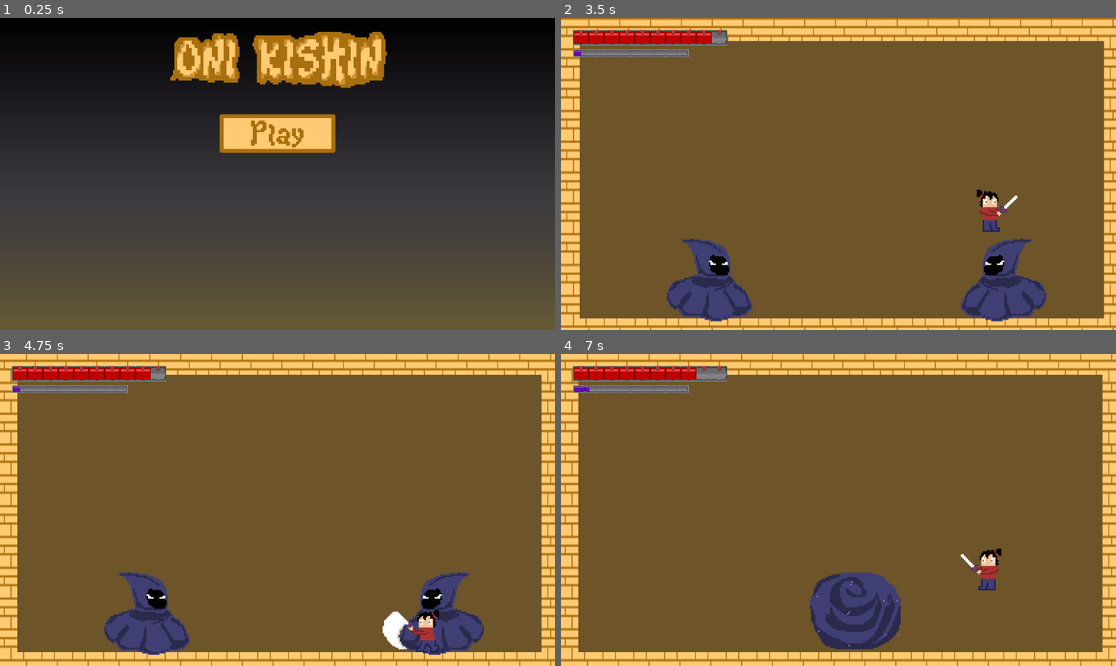
Above: before the commit, frames 1-4 (two rows, left to right).
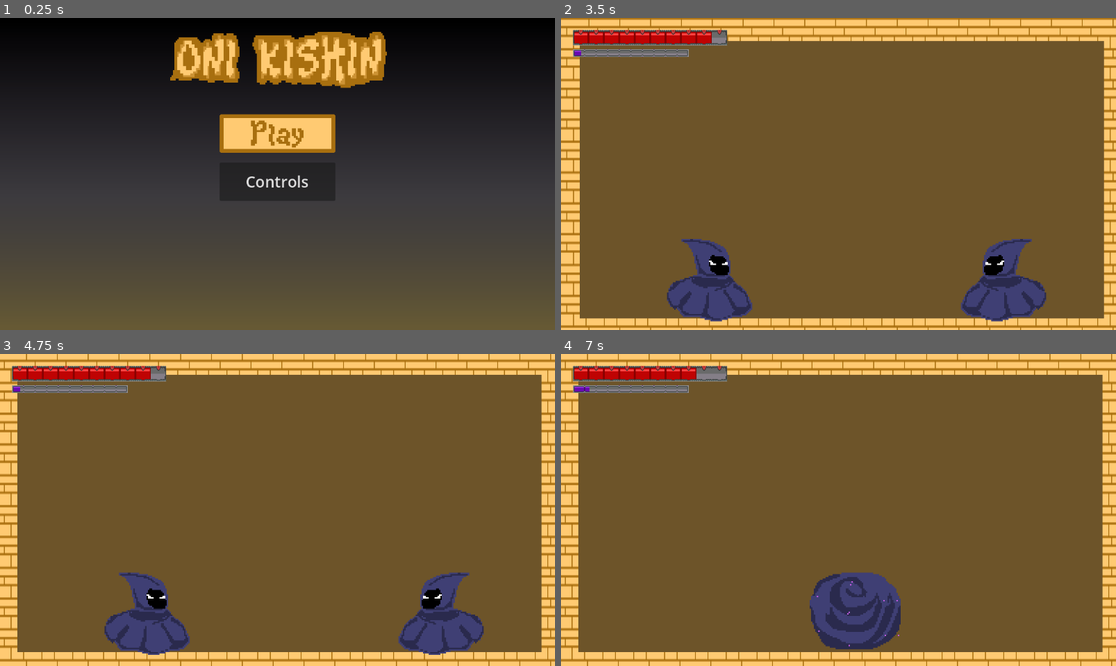
Above: after the commit, the same moments.

Repository: J-Abitria/crimson-jam-26
Game: Godot game, scene res://title_screen.tscn
Two runs of this game, one before a commit and one after it. Both use one fixed random seed, a clock stepped at 60 frames per second and the inputs below.
Inputs (mouse positions are in pixels of both pictures, inside the frame that each line leads up to):
- Up to frame 1 (0.25 s): no input
- Up to frame 2 (3.5 s): click (838, 180) at 0.5 s, where only the run after the commit has a clickable "Controls"; click (838, 258) at 1.25 s, where only the run after the commit has a clickable "Return to Menu"; click (838, 133) at 2 s; hold Right (move_right) from 2.78 s (still down); tap X (attack) at 2.85 s; tap Z (jump) at 3.02 s
- Up to frame 3 (4.75 s): tap C (activate) at 3.6 s; tap Z (jump) at 3.77 s; tap X (attack) at 3.8, 4.55 s; release Right (move_right) at 4.28 s; hold Left (move_left) from 4.28 s (still down); tap Down (aim_down) at 4.35 s
- Up to frame 4 (7 s): release Left (move_left) at 5.03 s; hold Right (move_right) 5.03-6.53 s; tap Up (aim_up) at 5.1 s; tap Z (jump) at 5.27, 6.02, 6.77 s; tap X (attack) at 5.3, 5.85, 6.6 s; hold Left (move_left) from 6.53 s (still down)

The runs differ from the first frame. In frame 1, 0.2% of the frame differs, in the area x 44-56%, y 50-55%; in frame 2, 0.5%; in frame 3, 0.7%, in the area x 68-80%, y 81-96%; in frame 4, 0.5%.

Commit message:
Added controls help section.

Diff:
--- a/unleash-beast/Assets/Scripts/player.gd
+++ b/unleash-beast/Assets/Scripts/player.gd
@@ -26,6 +26,7 @@
 @onready var collision_shape = $Hurtbox/CollisionShape2D
 @onready var hitbox_pivot = $HitboxPivot
 @onready var invincibility_timer = $InvincibilityTimer
+@onready var flash_timer = $FlashTimer
 @onready var rage_timer = $RageTimer
 @onready var collision_start_pos = collision_shape.position
 @onready var attack_direction = AttackDirection.HORIZONTAL
@@ -51,6 +52,10 @@
 	rage_timer.wait_time = 8
 	rage_timer.one_shot = true
 	rage_timer.timeout.connect(_on_rage_end)
+
+	flash_timer.wait_time = 0.1
+	flash_timer.one_shot = false
+	flash_timer.timeout.connect(_on_flash_start)
 
 func _process(_delta: float) -> void:
 	get_aiming_input()
@@ -102,11 +107,15 @@
 
 func _on_invincibility_timeout():
 	collision_shape.disabled = false
+	animation_sprite.visible = true
+	flash_timer.stop()
 
 func _on_rage_end():
 	animation_player.speed_scale = 1
 	rage_multiplier /= rage_boost_value
 
+func _on_flash_start():
+	animation_sprite.visible = not animation_sprite.visible
 
 func calculate_knockback(enemy_position, pogo_multiplier, base_multiplier):
 	var distance = global_position - enemy_position
@@ -169,6 +178,8 @@
 	health -= 1
 	health_changed.emit(health)
 	rage_multiplier += .02
+	flash_white()
+	flash_timer.start()
 
 	if rage_timer.is_stopped():
 		rage = rage + 5 if rage <= 95 else 100
@@ -179,6 +190,11 @@
 
 	camera.apply_shake(10.0)
 	invincibility_timer.start()
+
+func flash_white():
+	animation_sprite.modulate = Color(10, 10, 10, 10)
+	await get_tree().create_timer(0.1).timeout
+	animation_sprite.modulate = Color(1, 1, 1, 1)
 
 func check_death():
 	if health == 0:
--- /dev/null
+++ b/unleash-beast/Assets/Scriptscontrols_button.gd
@@ -0,0 +1,9 @@
+extends Button
+
+
+# Called when the node enters the scene tree for the first time.
+func _ready() -> void:
+	pressed.connect(_on_controls_pressed)
+
+func _on_controls_pressed():
+	get_tree().change_scene_to_file("res://controls.tscn")
--- a/unleash-beast/battleground.tscn
+++ b/unleash-beast/battleground.tscn
@@ -57,6 +57,14 @@
 
 [node name="Battleground" type="Node2D" unique_id=971398247]
 
+[node name="ColorRect" type="ColorRect" parent="." unique_id=386061321]
+offset_left = -938.0
+offset_top = -684.0
+offset_right = -898.0
+offset_bottom = -644.0
+scale = Vector2(77.51974, 52.226128)
+color = Color(0, 0, 0, 1)
+
 [node name="Camera2D" type="Camera2D" parent="." unique_id=661351914]
 position = Vector2(580, 320)
 script = ExtResource("1_sjsww")
--- /dev/null
+++ b/unleash-beast/controls.tscn
@@ -0,0 +1,67 @@
+[gd_scene format=3 uid="uid://npmcgoea3qqo"]
+
+[ext_resource type="Script" uid="uid://cr3f2yx6u2eid" path="res://Assets/Scripts/menu_button.gd" id="1_gpdjo"]
+
+[sub_resource type="Gradient" id="Gradient_sel2p"]
+offsets = PackedFloat32Array(0, 0.57228917, 1)
+colors = PackedColorArray(0, 0, 0, 1, 0.02745098, 0, 0.05882353, 0.23529412, 0.5757943, 0.44113624, 0.039880946, 0.36862746)
+
+[sub_resource type="GradientTexture2D" id="GradientTexture2D_4vqr3"]
+gradient = SubResource("Gradient_sel2p")
+fill_to = Vector2(0, 1)
+
+[node name="Control" type="Control" unique_id=1431394930]
+layout_mode = 3
+anchors_preset = 15
+anchor_right = 1.0
+anchor_bottom = 1.0
+grow_horizontal = 2
+grow_vertical = 2
+
+[node name="Background" type="TextureRect" parent="." unique_id=165449060]
+layout_mode = 1
+anchors_preset = 15
+anchor_right = 1.0
+anchor_bottom = 1.0
+grow_horizontal = 2
+grow_vertical = 2
+texture = SubResource("GradientTexture2D_4vqr3")
+
+[node name="Label" type="Label" parent="." unique_id=1501622880]
+layout_mode = 1
+anchors_preset = 5
+anchor_left = 0.5
+anchor_right = 0.5
+offset_left = -170.0
+offset_top = 17.0
+offset_right = 195.0
+offset_bottom = 105.0
+grow_horizontal = 2
+theme_override_font_sizes/font_size = 64
+text = "How to Play"
+
+[node name="Label2" type="Label" parent="." unique_id=1820698477]
+layout_mode = 0
+offset_left = 152.0
+offset_top = 123.0
+offset_right = 1020.0
+offset_bottom = 623.0
+theme_override_font_sizes/font_size = 24
+text = "LEFT ARROW/RIGHT ARROW - Move left/right
+UP ARROW/DOWN ARROW - Aim up/down
+Z - Jump
+X - Attack
+C - Exhaust Rage
+
+Your character gains rage by getting hit or hitting  enemies. When the rage
+meter is full, your attacks deal more damage. Your damage also increases
+the more hits you've taken. "
+
+[node name="MenuButton" type="Button" parent="." unique_id=1670521747]
+layout_mode = 0
+offset_left = 172.0
+offset_top = 482.0
+offset_right = 972.0
+offset_bottom = 513.0
+text = "Return to Menu"
+script = ExtResource("1_gpdjo")
--- a/unleash-beast/player.tscn
+++ b/unleash-beast/player.tscn
@@ -1224,6 +1224,8 @@
 
 [node name="RageTimer" type="Timer" parent="." unique_id=1730912349]
 
+[node name="FlashTimer" type="Timer" parent="." unique_id=315229335]
+
 [node name="Hurtbox" type="Area2D" parent="." unique_id=496043345]
 collision_layer = 32
 collision_mask = 0
--- a/unleash-beast/title_screen.tscn
+++ b/unleash-beast/title_screen.tscn
@@ -6,13 +6,14 @@
 [ext_resource type="Texture2D" uid="uid://csxvhd2grc5uk" path="res://Assets/Sprites/Play-Button-Pressed.png" id="4_013yr"]
 [ext_resource type="Texture2D" uid="uid://dro14oqvskvf6" path="res://Assets/Sprites/Play-Button-Hover.png" id="5_8vmu4"]
 [ext_resource type="Script" uid="uid://cxiij8yw585ud" path="res://Assets/Scripts/play_button.gd" id="6_tpml5"]
+[ext_resource type="Script" uid="uid://dj1rt2m37tt0b" path="res://Assets/Scriptscontrols_button.gd" id="7_jqemp"]
 
-[sub_resource type="Gradient" id="Gradient_xfn3p"]
+[sub_resource type="Gradient" id="Gradient_tpml5"]
 offsets = PackedFloat32Array(0, 0.57228917, 1)
 colors = PackedColorArray(0, 0, 0, 1, 0.02745098, 0, 0.05882353, 0.23529412, 0.5757943, 0.44113624, 0.039880946, 0.36862746)
 
 [sub_resource type="GradientTexture2D" id="GradientTexture2D_g4v7s"]
-gradient = SubResource("Gradient_xfn3p")
+gradient = SubResource("Gradient_tpml5")
 fill_to = Vector2(0, 1)
 
 [node name="TitleScreen" type="Control" unique_id=112791776]
@@ -78,3 +79,13 @@
 texture_pressed = ExtResource("4_013yr")
 texture_hover = ExtResource("5_8vmu4")
 script = ExtResource("6_tpml5")
+
+[node name="Button" type="Button" parent="." unique_id=429736249]
+layout_mode = 0
+offset_left = 456.0
+offset_top = 300.0
+offset_right = 696.0
+offset_bottom = 380.0
+theme_override_font_sizes/font_size = 32
+text = "Controls"
+script = ExtResource("7_jqemp")
--- a/unleash-beast/twin.tscn
+++ b/unleash-beast/twin.tscn
@@ -242,3 +242,5 @@
 position = Vector2(0.5, 2)
 scale = Vector2(2.7, 2.7)
 shape = SubResource("CircleShape2D_yf5fn")
+
+[node name="AudioStreamPlayer2D" type="AudioStreamPlayer2D" parent="." unique_id=1495321955]
Not shown, added: unleash-beast/Assets/Scriptscontrols_button.gd.uid
